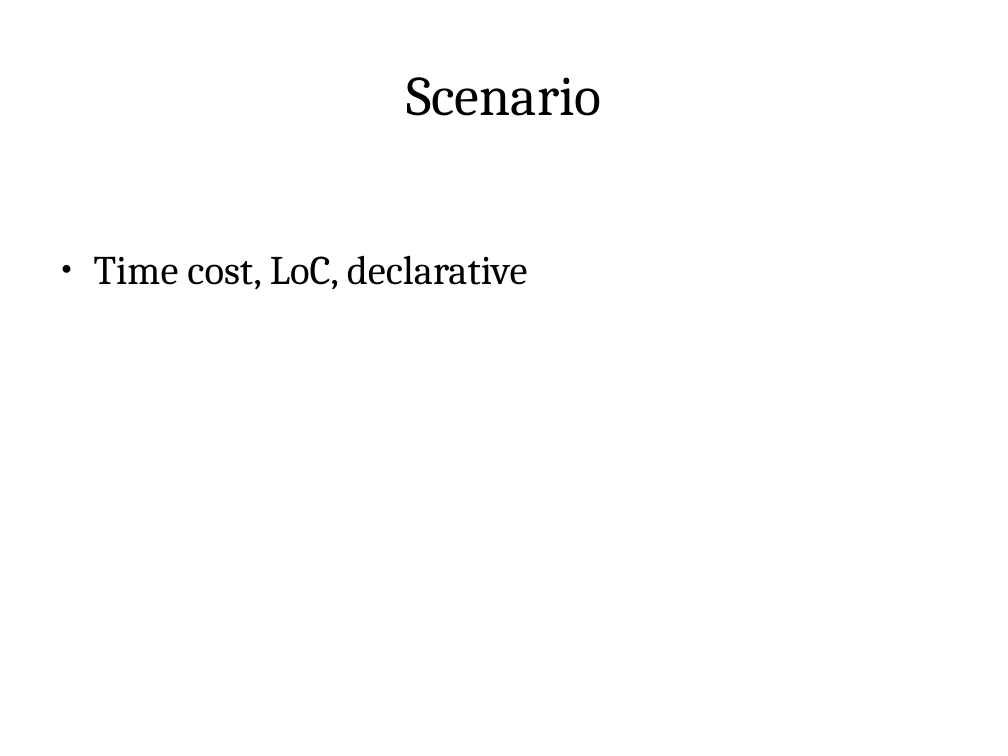
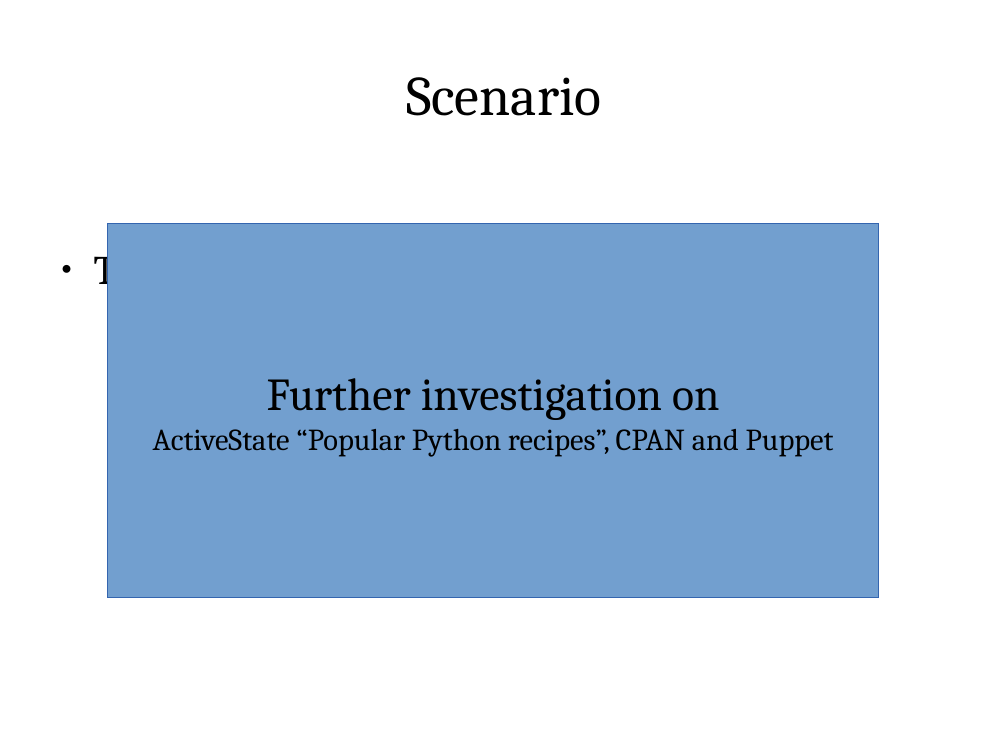
Before and after one commit to ShiZhan/fs-crawler, a slide deck: slide 4 of doc/oam.odp. Drawn at 1008x756 pixels with LibreOffice and Linux fonts; fonts in the diff are those of the drawing. Boxes give left, top, right and bottom in pixels: in the first picture for what was removed or moved away, otherwise in the second. Text is boxed around its words. In the diff, an @@ line names an element or a change of style, - is before the commit and + after.

```diff
--- a/doc/oam.odp
+++ b/doc/oam.odp
@@ rectangle added at (108, 223, 879, 597), fill #729FCF, outline #3465AF 0 pt, 24 pt, text #000000 @@
+Further investigation on
+ActiveState “Popular Python recipes”, CPAN and Puppet
```
Also in this commit, not shown: 4 other slides changed.
